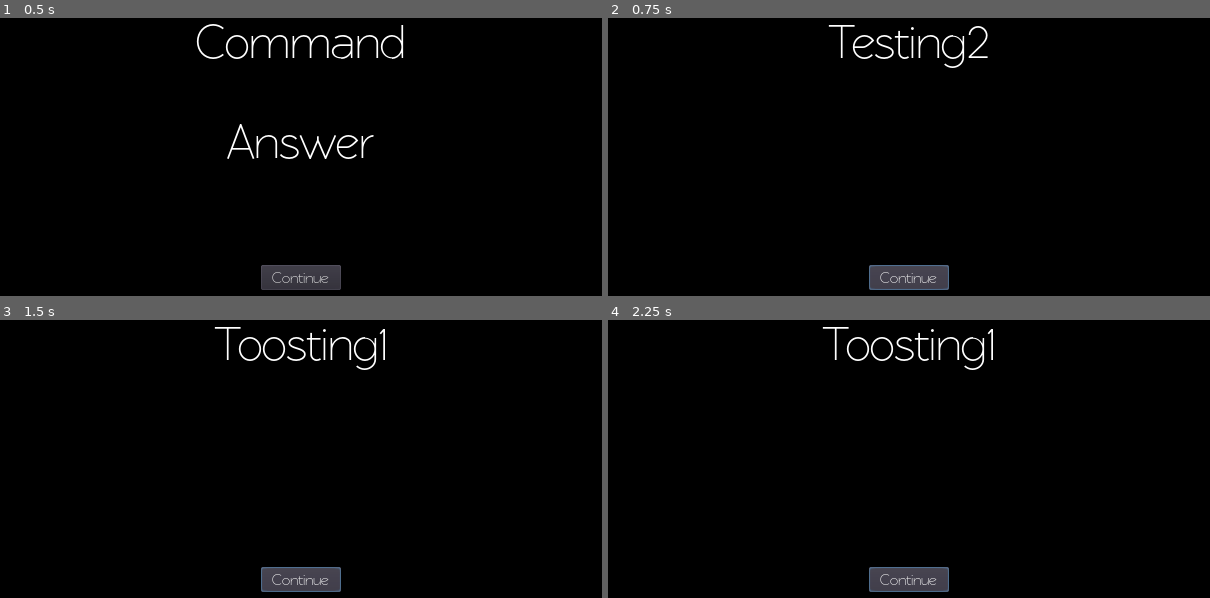
Above: before the commit, frames 1-4 (two rows, left to right).
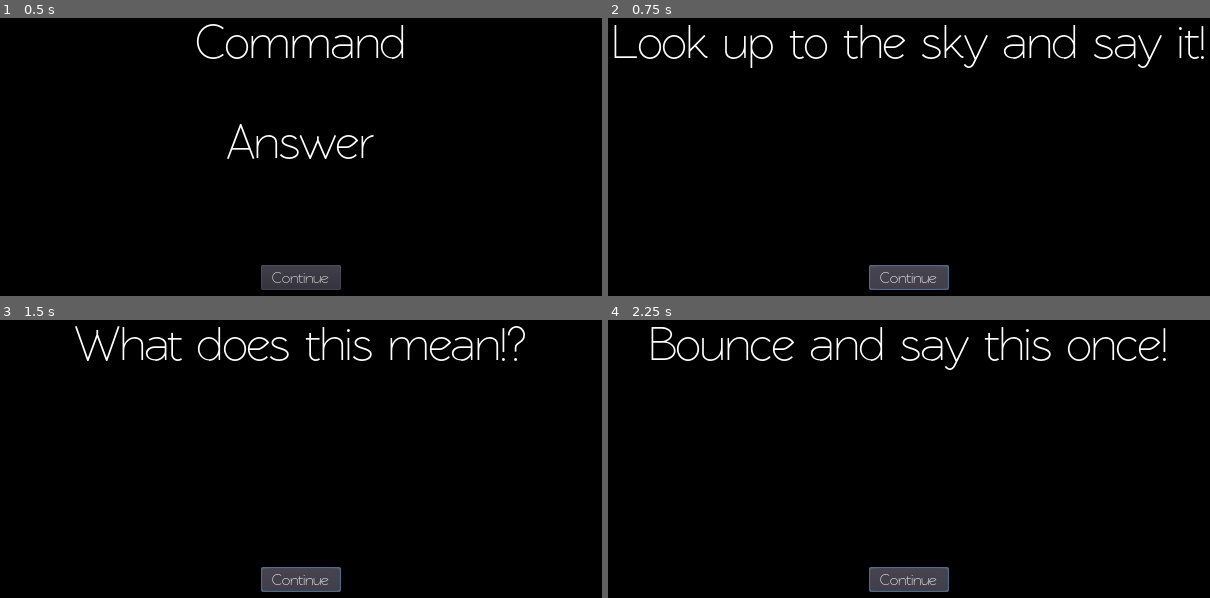
Above: after the commit, the same moments.

Repository: MasterKitten/Addicting-FlashCard-Learning
Game: Godot game, scene res://Extra Scenes/HelpMe.tscn
Two runs of this game, one before a commit and one after it. Both use one fixed random seed, a clock stepped at 60 frames per second and the inputs below. This scene is started directly instead of the project's main scene.
Inputs:
- Up to frame 1 (0.5 s): no input
- Up to frame 2 (0.75 s): click "Continue" at 0.5 s
- Up to frame 3 (1.5 s): click "Continue" at 1.25 s
- Up to frame 4 (2.25 s): click "Continue" at 2 s

Frame 1 is identical in both runs. In frame 2, 2.7% of the frame differs, in the area x 0-100%, y 2-18%; in frame 3, 2.3%; in frame 4, 2.6%.

Commit message:
Small update
Small update for new build

Diff:
--- a/Schodot/Extra Scenes/HelpMe.gd
+++ b/Schodot/Extra Scenes/HelpMe.gd
@@ -2,18 +2,21 @@
 
 export (String) var SelectedAnswer
 export (String) var SelectedQuestion
-var QuestionCommands = ["Testing1", "Testing2", "Testing3"]
-var AnswerCommands = ["Toosting1", "Toosing2", "Toosting3"]
+var QuestionCommands = ["Look up to the sky and say it!", "What does this mean!?", "Look to the ground and say this!",
+"Look to your right and say it!", "Imagine a goldfish saying this word!", "Say this out loud!", "Write this down 3 times!",
+"Write this in BOLD"]
+var AnswerCommands = ["What does this mean!?", "Look to your right and say this!", "Point to a object and say it!",
+"Bounce and say this once!", "Look at the time and say this!", "Write this down 3 times!", "Imagine this word!", "Write this in Italics!"]
 
 # Do you want to memorize!!?? DO YOU WANT TO MEMORIZE!!???
-export (int) var AmountOfSaying = 5
+export (int) var AmountOfSaying = 6
 var i = 0
 
 var Music = AudioServer.get_bus_index("Music")
 var AudioLevel = db2linear(AudioServer.get_bus_volume_db(Music))
 
 func Commanding():
-	AudioServer.set_bus_volume_db(Music, linear2db(-0.25))
+	AudioServer.set_bus_volume_db(Music, linear2db(0.20))
 	var RNG = RandomNumberGenerator.new()
 	RNG.randomize()
 	if RNG.randi_range(0, 1) == 1:
Not shown, changed: Schodot/export_presets.cfg
